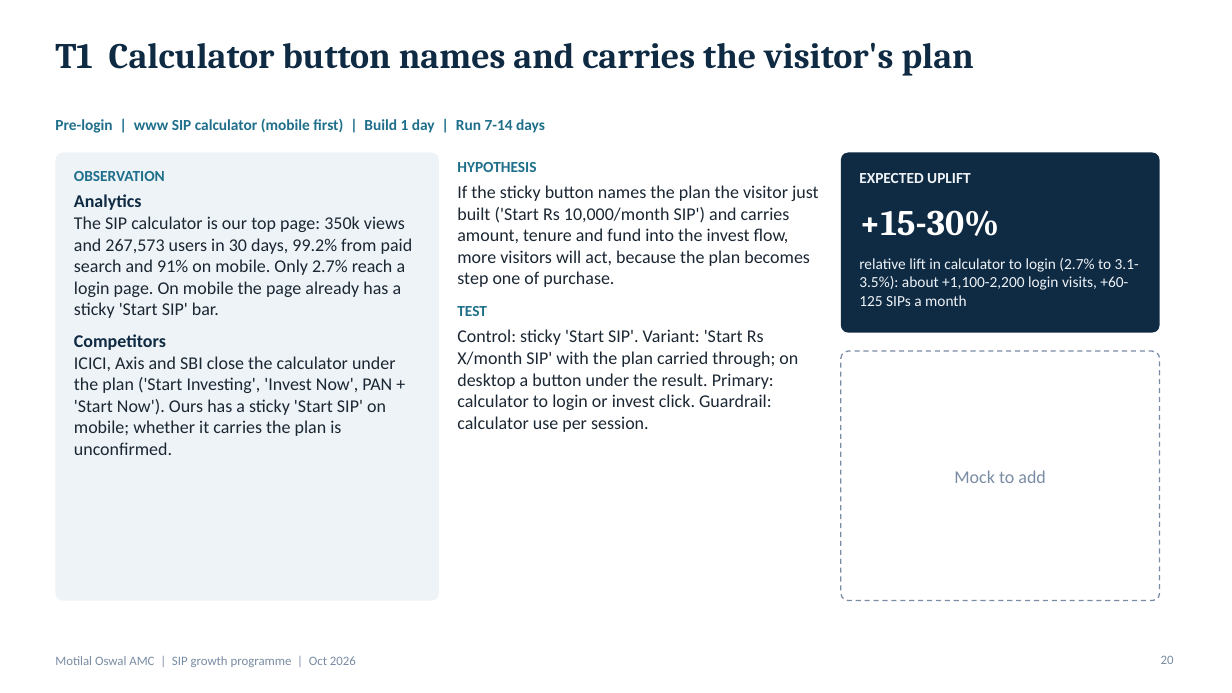
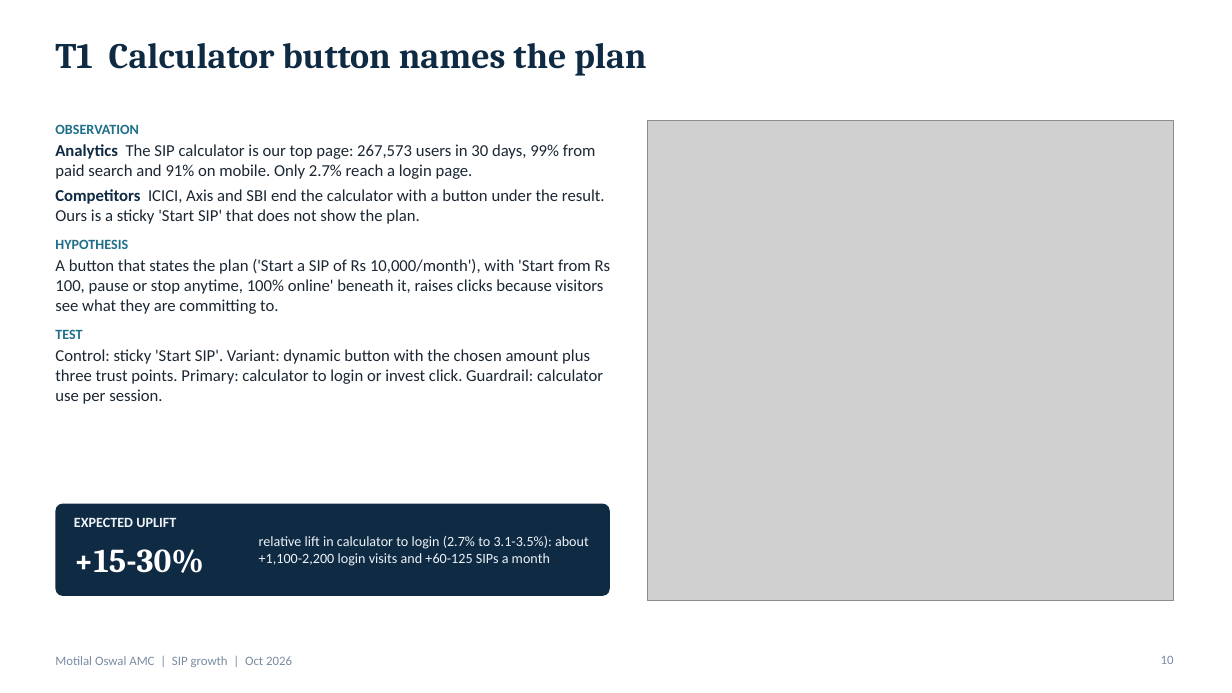
Before and after one commit to mandy7/Projects, a slide deck: slide 10 of SIP_Growth_Programme.pptx (slide 20 before the commit). Drawn at 1232x693 pixels with LibreOffice and Linux fonts; fonts in the diff are those of the drawing; grey boxes stand for pictures. Boxes give left, top, right and bottom in pixels: in the first picture for what was removed or moved away, otherwise in the second. Text is boxed around its words. In the diff, an @@ line names an element or a change of style, - is before the commit and + after.

```diff
--- a/SIP_Growth_Programme.pptx
+++ b/SIP_Growth_Programme.pptx
@@ title at (55,43,646,76): text changed @@
-T1 Calculator button names and carries the visitor's plan
+T1 Calculator button names the plan
@@ text removed at (55,119,545,133) @@
-Pre-login | www SIP calculator (mobile first) | Build 1 day | Run 7-14 days
@@ text at (55,144,611,404): text changed; size 14 to 13 pt @@
-Analytics
-The SIP calculator is our top page: 350k views and 267,573 users in 30 days, 99.2% from paid search and 91% on mobile. Only 2.7% reach a login page. On mobile the page already has a sticky 'Start SIP' bar.
-Competitors
-ICICI, Axis and SBI close the calculator under the plan ('Start Investing', 'Invest Now', PAN + 'Start Now'). Ours has a sticky 'Start SIP' on mobile; whether it carries the plan is unconfirmed.
+Analytics The SIP calculator is our top page: 267,573 users in 30 days, 99% from paid search and 91% on mobile. Only 2.7% reach a login page.
+Competitors ICICI, Axis and SBI end the calculator with a button under the result. Ours is a sticky 'Start SIP' that does not show the plan.
+HYPOTHESIS
+A button that states the plan ('Start a SIP of Rs 10,000/month'), with 'Start from Rs 100, pause or stop anytime, 100% online' beneath it, raises clicks because visitors see what they are committing to.
+TEST
+Control: sticky 'Start SIP'. Variant: dynamic button with the chosen amount plus three trust points. Primary: calculator to login or invest click. Guardrail: calculator use per session.
@@ text at (55,124,139,134): size 12 to 11 pt in "OBSERVATION"; less space between paragraphs @@
@@ text "OBSERVATION": place and size @@
-text "OBSERVATION" at (74,171,413,455)
+text "OBSERVATION" at (55,124,611,404)
@@ picture added at (648,120,1174,601) @@
@@ rounded rectangle removed at (55,152,439,601) @@
@@ text removed at (457,162,819,432) @@
-HYPOTHESIS
-If the sticky button names the plan the visitor just built ('Start Rs 10,000/month SIP') and carries amount, tenure and fund into the invest flow, more visitors will act, because the plan becomes step one of purchase.
-TEST
-Control: sticky 'Start SIP'. Variant: 'Start Rs X/month SIP' with the plan carried through; on desktop a button under the result. Primary: calculator to login or invest click. Guardrail: calculator use per session.
@@ rounded rectangle removed at (841,152,1160,333) @@
@@ rounded rectangle removed at (841,351,1160,601) @@
@@ text removed at (954,470,1045,483) @@
-Mock to add
@@ rounded rectangle added at (55,504,610,596), fill #0F2A43 @@
@@ text "EXPECTED UPLIFT": place and size @@
-text "EXPECTED UPLIFT" at (859,173,970,183)
+text "EXPECTED UPLIFT" at (74,517,176,527)
@@ text "EXPECTED UPLIFT" at (74,517,176,527): size 12 to 11 pt @@
@@ text "relative lift in calculator to ..." at (259,536,589,566): vertical alignment top to middle @@
@@ text "+15-30%": place and size @@
-text "+15-30%" at (859,210,999,236)
+text "+15-30%" at (74,549,204,573)
@@ text "+15-30%" at (74,549,204,573): size 28 to 26 pt @@
@@ text at (259,536,589,566): text changed; size 12 to 11 pt @@
-relative lift in calculator to login (2.7% to 3.1-3.5%): about +1,100-2,200 login visits, +60-125 SIPs a month
+relative lift in calculator to login (2.7% to 3.1-3.5%): about +1,100-2,200 login visits and +60-125 SIPs a month
@@ text at (55,656,292,667): text changed @@
-Motilal Oswal AMC | SIP growth programme | Oct 2026
+Motilal Oswal AMC | SIP growth | Oct 2026
```
Also in this commit, not shown: 11 other slides changed, 6 slides added, 19 slides removed.
